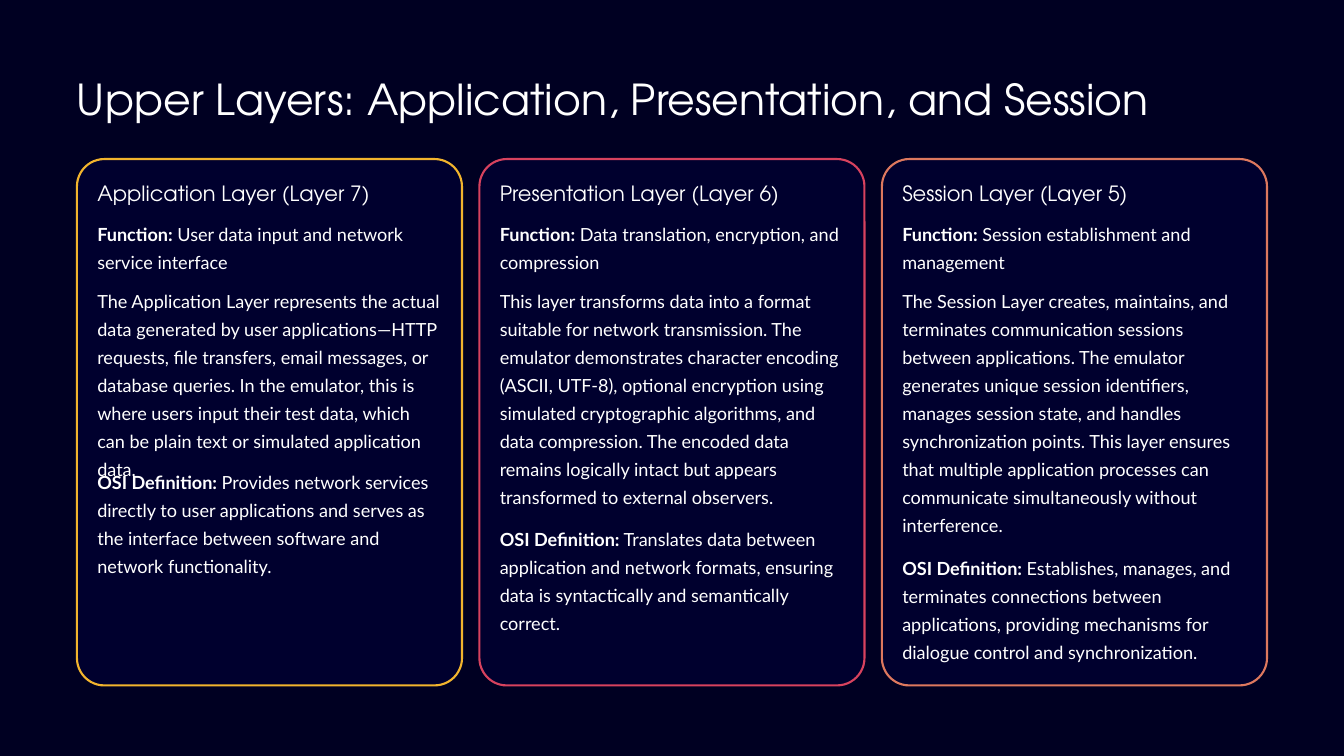
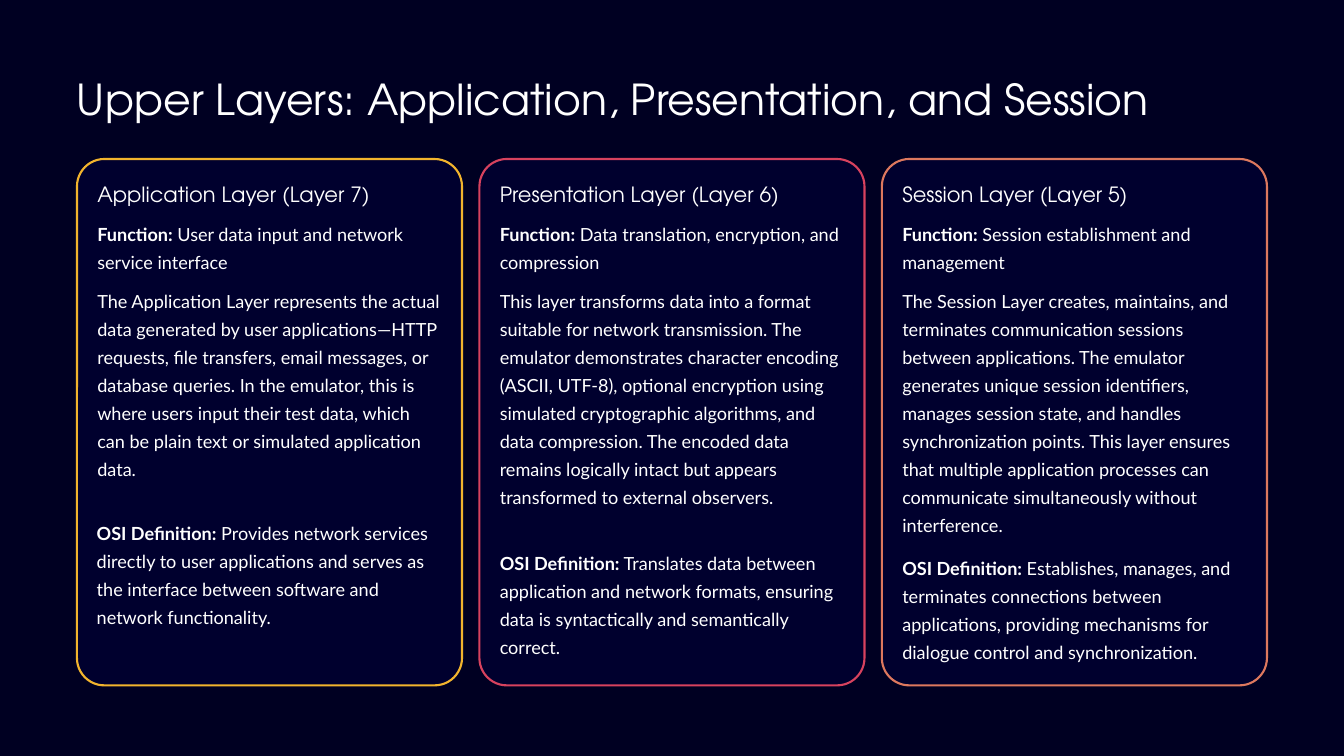
Before and after one commit to Alakatraz1/OSI_Layer_Emulator, a slide deck: slide 4 of assets/OSI-Layer-Emulator.pptx. Drawn at 1344x756 pixels with LibreOffice and Linux fonts; fonts in the diff are those of the drawing; background and template pictures are left out. Boxes give left, top, right and bottom in pixels: in the first picture for what was removed or moved away, otherwise in the second. Text is boxed around its words. In the diff, an @@ line names an element or a change of style, - is before the commit and + after.

```diff
--- a/assets/OSI-Layer-Emulator.pptx
+++ b/assets/OSI-Layer-Emulator.pptx
@@ text "OSI Definition: Provides network services ...": place and size @@
-text "OSI Definition: Provides network services ..." at box(97, 474, 428, 576)
+text "OSI Definition: Provides network services ..." at box(97, 526, 427, 627)
@@ text "OSI Definition: Translates data between ...": place and size @@
-text "OSI Definition: Translates data between ..." at box(500, 532, 833, 630)
+text "OSI Definition: Translates data between ..." at box(500, 556, 833, 654)
```
Also in this commit, not shown: 1 other file.
